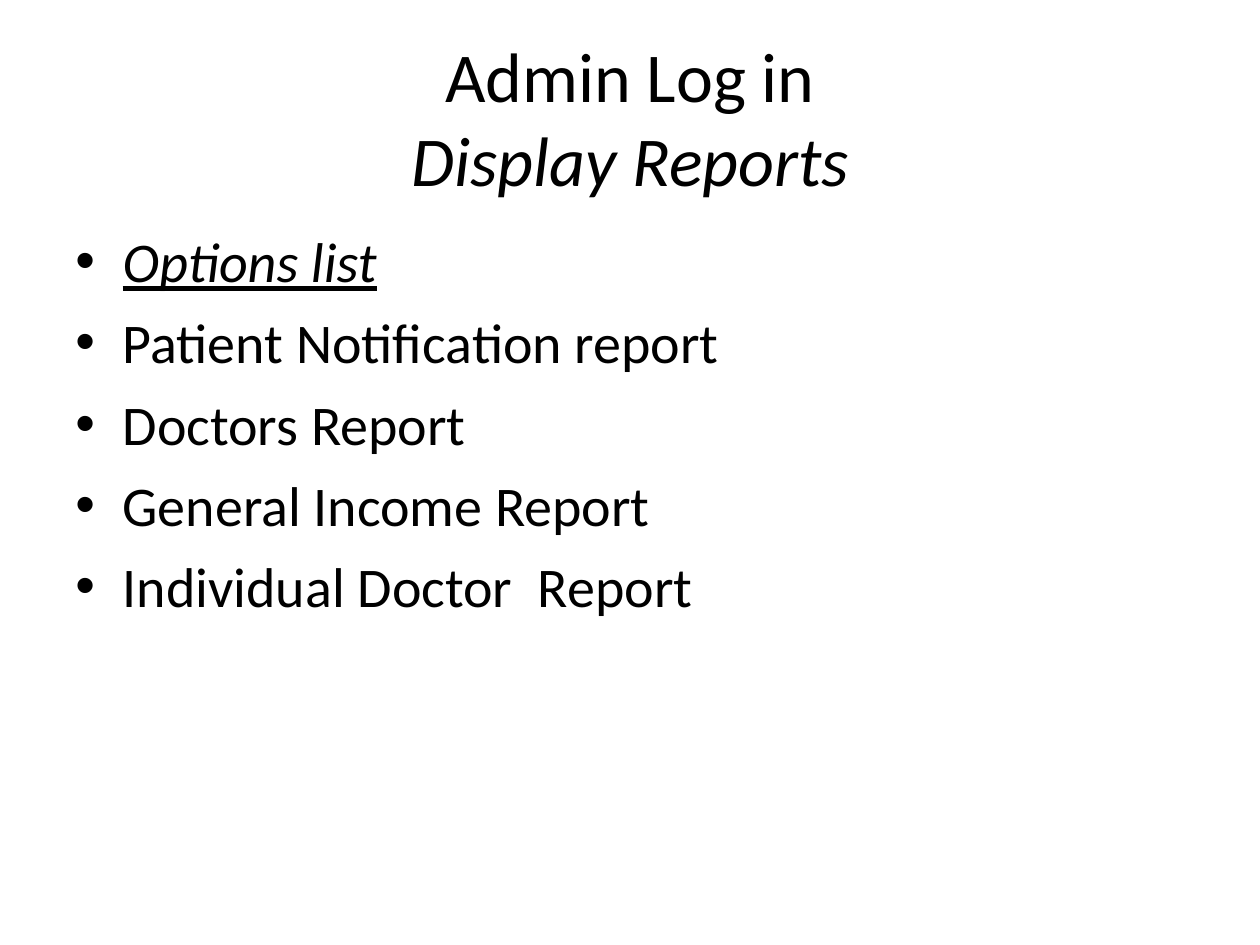
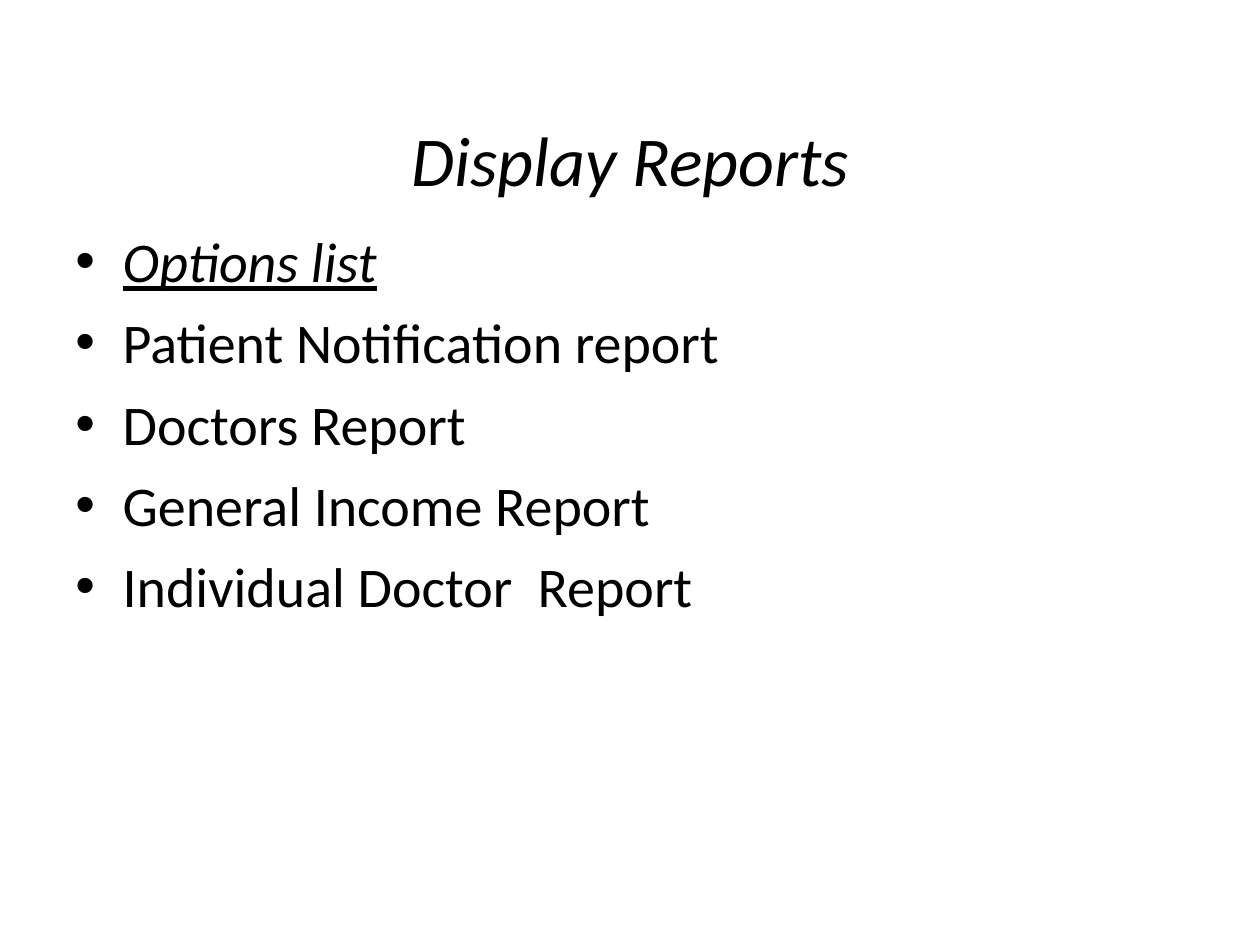
Before and after one commit to jayrulez/mydencen, a slide deck: slide 7 of Docs/project Layout.ppt (slide 5 before the commit). Drawn at 1260x945 pixels with LibreOffice and Linux fonts; fonts in the diff are those of the drawing. Boxes give left, top, right and bottom in pixels: in the first picture for what was removed or moved away, otherwise in the second. Text is boxed around its words. In the diff, an @@ line names an element or a change of style, - is before the commit and + after.

```diff
--- a/Docs/project Layout.ppt
+++ b/Docs/project Layout.ppt
@@ title at (411,137,848,198): text changed @@
-Admin Log in
-Display Reports
+Display Reports
```
Also in this commit, not shown: 5 other slides changed, 14 slides added, 14 slides removed.
